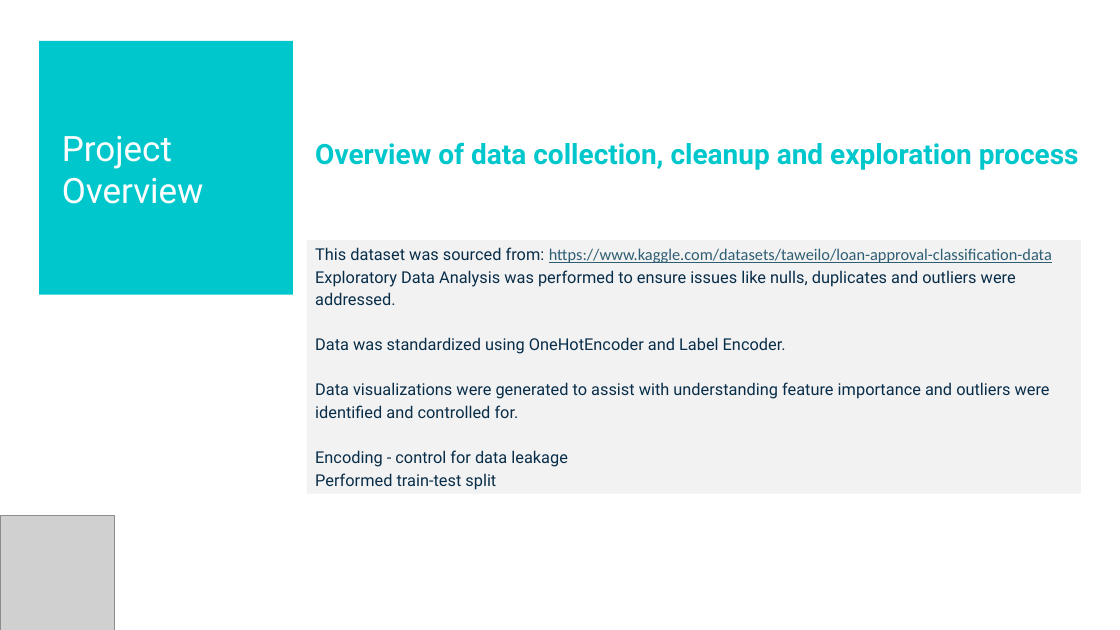
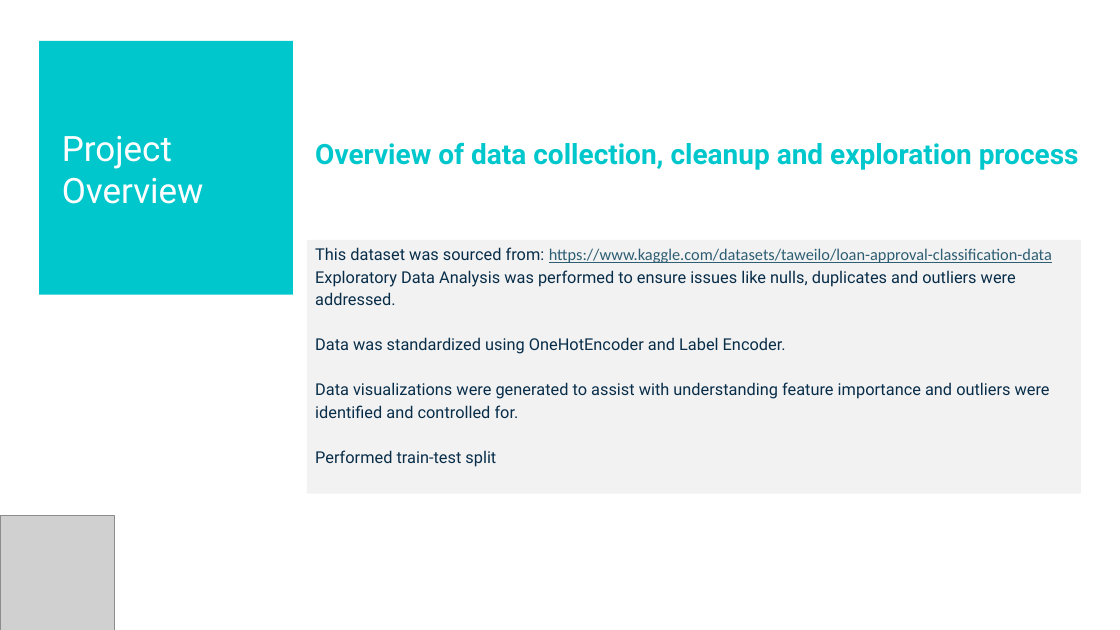
Before and after one commit to Pete1001/ML-Bank, a slide deck: slide 3 of ML-Bank.pptx (slide 4 before the commit). Drawn at 1120x630 pixels with LibreOffice and Linux fonts; fonts in the diff are those of the drawing; grey boxes stand for pictures. Boxes give left, top, right and bottom in pixels: in the first picture for what was removed or moved away, otherwise in the second. Text is boxed around its words. In the diff, an @@ line names an element or a change of style, - is before the commit and + after.

```diff
--- a/ML-Bank.pptx
+++ b/ML-Bank.pptx
@@ text at (315,450,568,467): paragraph removed @@
-Encoding - control for data leakage
```
Also in this commit, not shown: 2 other slides changed, 1 slide removed.
